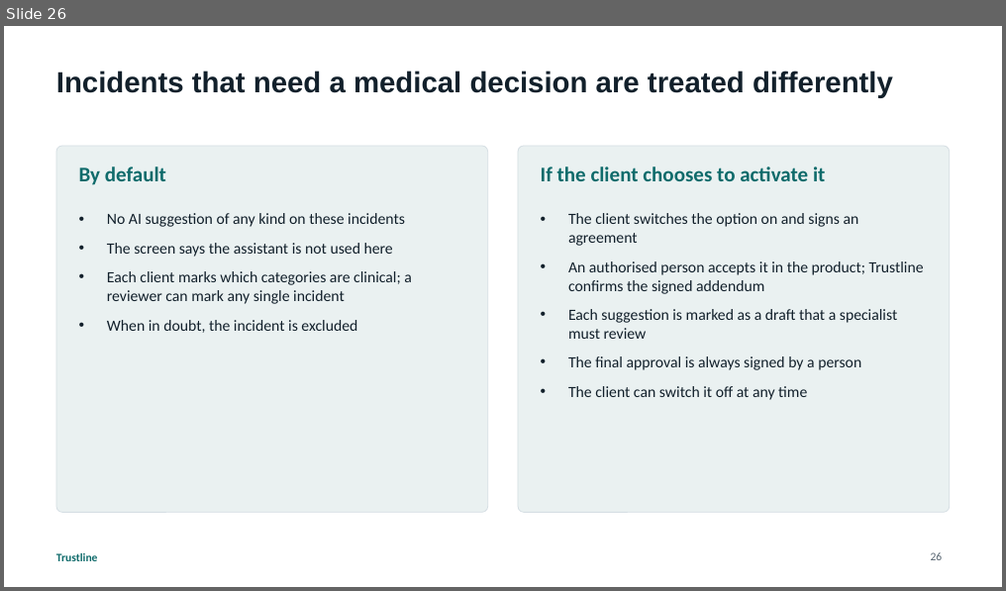
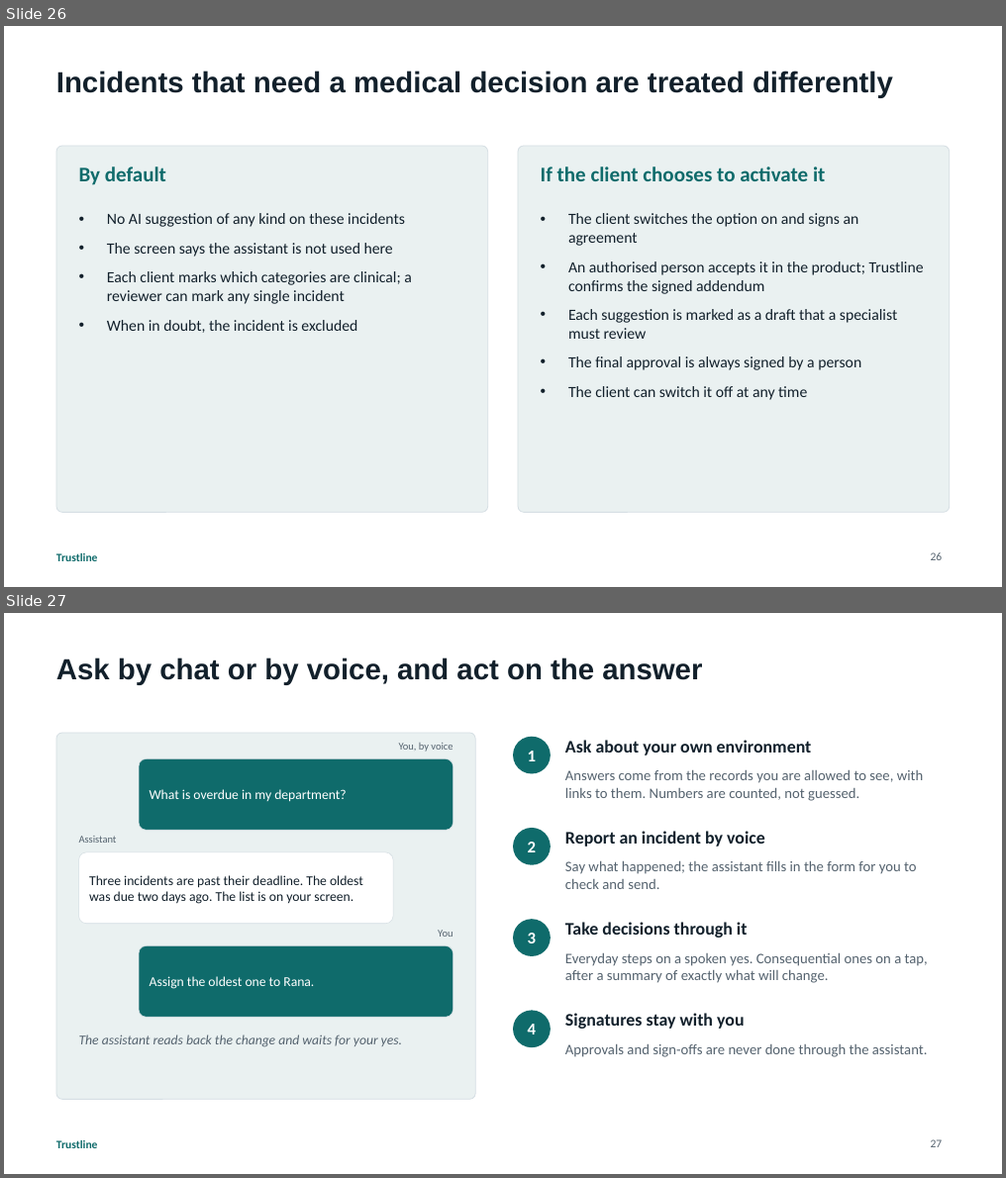
Before and after one commit to husseinalbustany/Trustline, a slide deck: docs/presentations/Trustline-Platform-Overview.pptx. Shown one above the other, each under a label of ours: slide 26 before the commit, slides 26 and 27 after it. The pictures are 1006x591 and 1006x1178 pixels, drawn with LibreOffice and Linux fonts; fonts in the diff are those of the drawing. Boxes give left, top, right and bottom in pixels: in the first picture for what was removed or moved away, otherwise in the second. Text is boxed around its words. In the diff, an @@ line names an element or a change of style, - is before the commit and + after.

```diff
--- a/docs/presentations/Trustline-Platform-Overview.pptx
+++ b/docs/presentations/Trustline-Platform-Overview.pptx
@@ slide 27 added at [4, 613, 1002, 1174], background #FFFFFF; not listed: 1 template element that a slide beside it also shows @@
@@ title added at [56, 658, 702, 685], 28 pt, text #12202B, bold @@
+Ask by chat or by voice, and act on the answer
@@ rounded rectangle added at [56, 733, 475, 1100], fill #EAF1F1, outline #D5DEE3 0.75 pt @@
@@ rounded rectangle added at [139, 759, 453, 830], fill #0F6B6B, outline #D5DEE3 0.5 pt, 13 pt, text #FFFFFF @@
+What is overdue in my department?
@@ text added at [399, 743, 452, 752], 10 pt, text #55636F @@
+You, by voice
@@ ellipse added at [513, 737, 550, 774], fill #0F6B6B, 16 pt, text #FFFFFF, bold @@
+1
@@ text added at [565, 740, 812, 756], 17 pt, text #12202B, bold @@
+Ask about your own environment
@@ text added at [565, 770, 924, 801], 14 pt, text #55636F @@
+Answers come from the records you are allowed to see, with links to them. Numbers are counted, not guessed.
@@ text added at [79, 836, 117, 843], 10 pt, text #55636F @@
+Assistant
@@ ellipse added at [513, 828, 550, 865], fill #0F6B6B, 16 pt, text #FFFFFF, bold @@
+2
@@ text added at [565, 831, 765, 847], 17 pt, text #12202B, bold @@
+Report an incident by voice
@@ rounded rectangle added at [79, 853, 393, 924], fill #FFFFFF, outline #D5DEE3 0.5 pt, 13 pt, text #12202B @@
+Three incidents are past their deadline. The oldest was due two days ago. The list is on your screen.
@@ text added at [565, 861, 917, 889], 14 pt, text #55636F @@
+Say what happened; the assistant fills in the form for you to check and send.
@@ text added at [438, 930, 452, 937], 10 pt, text #55636F @@
+You
@@ ellipse added at [513, 919, 550, 957], fill #0F6B6B, 16 pt, text #FFFFFF, bold @@
+3
@@ text added at [565, 922, 747, 938], 17 pt, text #12202B, bold @@
+Take decisions through it
@@ rounded rectangle added at [139, 947, 453, 1017], fill #0F6B6B, outline #D5DEE3 0.5 pt, 13 pt, text #FFFFFF @@
+Assign the oldest one to Rana.
@@ text added at [565, 954, 928, 983], 14 pt, text #55636F @@
+Everyday steps on a spoken yes. Consequential ones on a tap, after a summary of exactly what will change.
@@ ellipse added at [513, 1011, 550, 1048], fill #0F6B6B, 16 pt, text #FFFFFF, bold @@
+4
@@ text added at [565, 1013, 744, 1029], 17 pt, text #12202B, bold @@
+Signatures stay with you
@@ text added at [79, 1035, 402, 1048], 13 pt, text #55636F, italic @@
+The assistant reads back the change and waits for your yes.
@@ text added at [565, 1045, 928, 1058], 14 pt, text #55636F @@
+Approvals and sign-offs are never done through the assistant.
@@ page number added at [931, 1140, 943, 1148], 11 pt, text #55636F @@
+27
```
Also in this commit, not shown: 1 slide changed, 1 other slide added, 3 other files.
